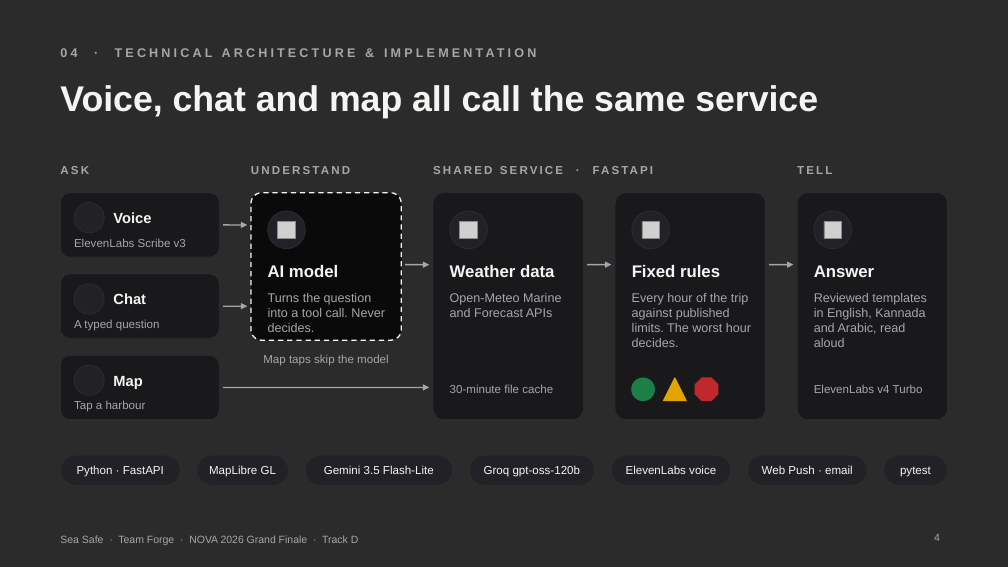
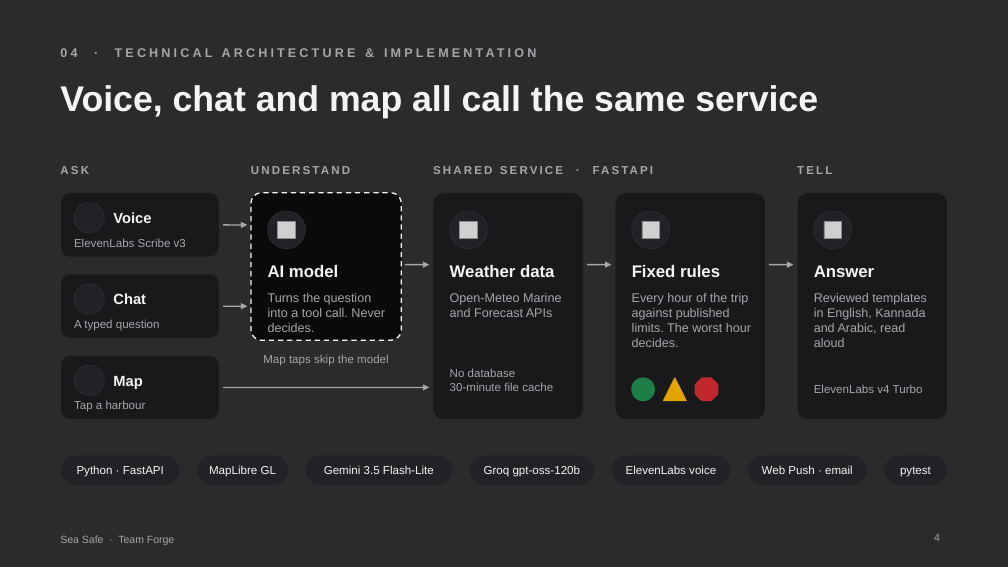
Before and after one commit to vishl4534-arch/sea-safe, a slide deck: slide 4 of Claude outputs/Sea_Safe_NOVA_2026.pptx. Drawn at 1008x567 pixels with LibreOffice and Linux fonts; fonts in the diff are those of the drawing; grey boxes stand for pictures; background and template pictures are left out; a plain dark background stands for a picture behind light text. Boxes give left, top, right and bottom in pixels: in the first picture for what was removed or moved away, otherwise in the second. Text is boxed around its words. In the diff, an @@ line names an element or a change of style, - is before the commit and + after.

```diff
--- a/Claude outputs/Sea_Safe_NOVA_2026.pptx
+++ b/Claude outputs/Sea_Safe_NOVA_2026.pptx
@@ text at (450,368,516,377): paragraph added @@
+No database
@@ text "No database": place and size @@
-text "No database" at (450,384,553,393)
+text "No database" at (450,368,553,391)
@@ text at (60,535,174,545): text changed @@
-Sea Safe · Team Forge · NOVA 2026 Grand Finale · Track D
+Sea Safe · Team Forge
```
Also in this commit, not shown: 5 other slides changed, 1 slide added, 1 slide removed.
